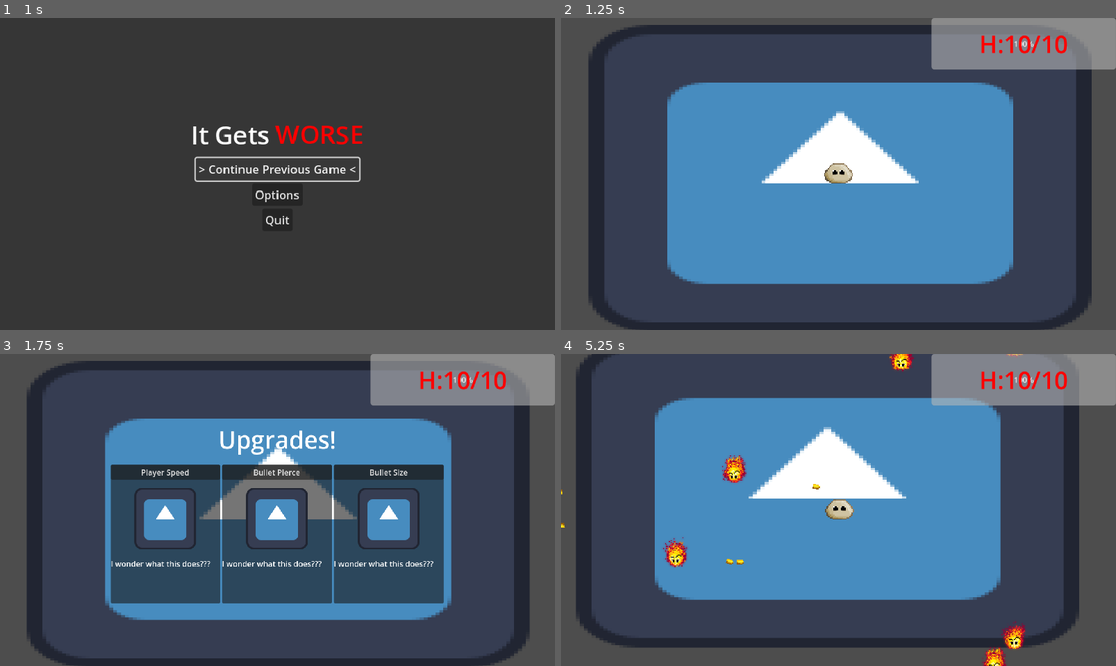
Above: before the commit, frames 1-4 (two rows, left to right).
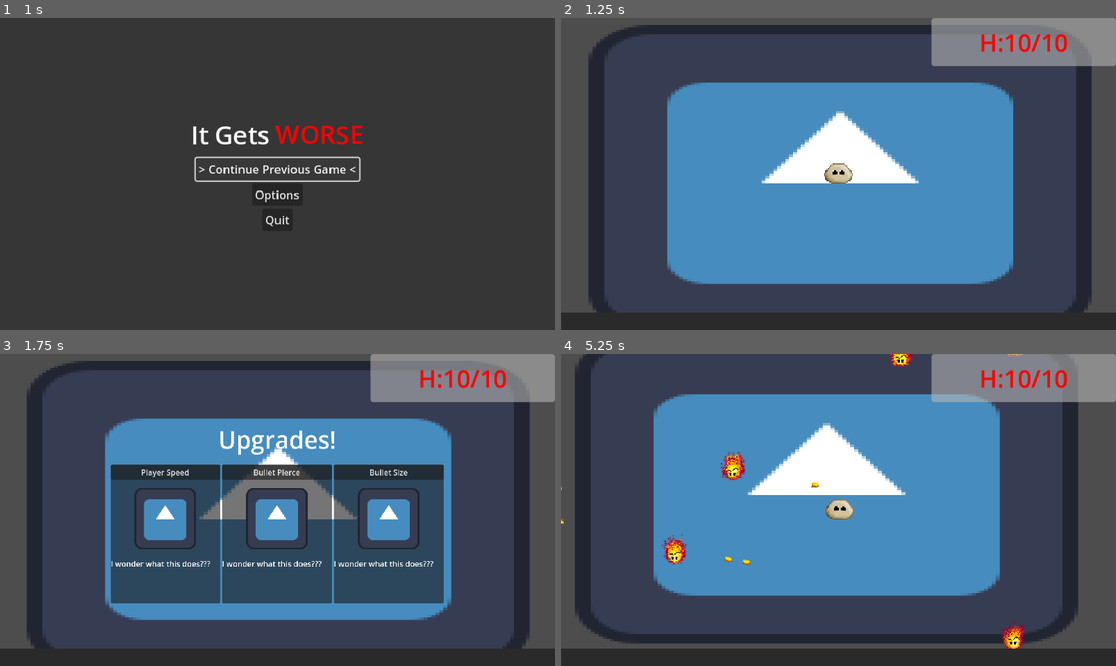
Above: after the commit, the same moments.

Repository: PixelSaver/it-gets-worse
Game: Godot game, scene res://UI/main_menu.tscn
Same seed, same stepped clock (60 frames per second), same inputs: the game is played once before the commit and once after it. The engine's default icon, where the game draws it, is replaced by a stand-in: a white triangle on a blue panel in a dark square.
Inputs (mouse positions are in pixels of both pictures, inside the frame that each line leads up to):
- Up to frame 1 (1 s): click "> Continue Previous Game <" at 0.5 s
- Up to frame 2 (1.25 s): no input
- Up to frame 3 (1.75 s): tap Enter at 1.25 s; move the mouse to (399, 494) at 1.27 s; hold D (right) from 1.28 s (still down); tap U (u) at 1.35 s
- Up to frame 4 (5.25 s): release D (right) at 2 s; click (727, 534) at 2.02 s; move the mouse to (727, 525) at 2.77 s; hold S (down) 2.78-3.5 s; click (727, 525) at 2.85 s; tap U (u) at 3.05, 4.35 s; click (727, 534) at 3.5 s; move the mouse to (894, 441) at 4.27 s; hold D (right) 4.28-5 s; click (838, 534) at 5.02 s

Frame 1 is identical in both runs. In frame 2, 3.9% of the frame differs, in the area x 0-100%, y 5-100%; in frame 3, 3.9%; in frame 4, 13%, in the area x 0-100%, y 0-100%.

Commit message:
prototype exp system works
gives multiple exp per enemy sometimes depending on bullets hitting, but that can be resolved later

Diff:
--- a/Scenes/enemy.tscn
+++ b/Scenes/enemy.tscn
@@ -173,7 +173,7 @@
 sprite_frames = SubResource("SpriteFrames_8cim4")
 animation = &"idle"
 autoplay = "idle"
-frame_progress = 0.384811
+frame_progress = 0.201594
 offset = Vector2(0.705, -2.555)
 
 [connection signal="area_entered" from="HitboxComponent" to="." method="_on_hitbox_component_area_entered"]
--- /dev/null
+++ b/Scenes/experience_component.tscn
@@ -0,0 +1,6 @@
+[gd_scene load_steps=2 format=3 uid="uid://d4fbpb50wkd1s"]
+
+[ext_resource type="Script" uid="uid://ji8lw3l38hgp" path="res://Scripts/experience_component.gd" id="1_x6lcd"]
+
+[node name="ExperienceComponent" type="Node2D"]
+script = ExtResource("1_x6lcd")
--- a/Scenes/main.tscn
+++ b/Scenes/main.tscn
@@ -8,6 +8,7 @@
 [ext_resource type="PackedScene" uid="uid://cjrrrihvbu5g2" path="res://Scripts/Components/health_component.tscn" id="4_6bp64"]
 [ext_resource type="PackedScene" uid="uid://ccmysrmb86a4n" path="res://Scripts/Components/hitbox_component.tscn" id="5_344ge"]
 [ext_resource type="Script" uid="uid://bb13lqpo43s7h" path="res://Scripts/bullet_container.gd" id="5_kry3j"]
+[ext_resource type="PackedScene" uid="uid://d4fbpb50wkd1s" path="res://Scenes/experience_component.tscn" id="7_jkdf5"]
 [ext_resource type="Script" uid="uid://bv1d4tq2qulb6" path="res://UI/ui.gd" id="8_344ge"]
 [ext_resource type="Script" uid="uid://cdhe8rcmd38se" path="res://Scripts/upgrade_manager.gd" id="9_fdnlq"]
 [ext_resource type="PackedScene" uid="uid://c6nbnwaqlkj43" path="res://UI/death_menu.tscn" id="9_ynf5e"]
@@ -20,6 +21,8 @@
 [sub_resource type="CircleShape2D" id="CircleShape2D_ynf5e"]
 radius = 65.0
 
+[sub_resource type="Curve" id="Curve_wsu2k"]
+
 [sub_resource type="WorldBoundaryShape2D" id="WorldBoundaryShape2D_344ge"]
 distance = -5000.0
 
@@ -34,6 +37,22 @@
 [sub_resource type="WorldBoundaryShape2D" id="WorldBoundaryShape2D_d1ilt"]
 normal = Vector2(1, 0)
 distance = -10000.0
+
+[sub_resource type="Gradient" id="Gradient_jkdf5"]
+offsets = PackedFloat32Array(1)
+colors = PackedColorArray(0.165656, 0.165656, 0.165656, 1)
+
+[sub_resource type="GradientTexture1D" id="GradientTexture1D_wsu2k"]
+gradient = SubResource("Gradient_jkdf5")
+width = 1
+
+[sub_resource type="Gradient" id="Gradient_k12tt"]
+offsets = PackedFloat32Array(1)
+colors = PackedColorArray(0, 0.752941, 0, 0.654902)
+
+[sub_resource type="GradientTexture1D" id="GradientTexture1D_h1bgf"]
+gradient = SubResource("Gradient_k12tt")
+width = 1
 
 [node name="Main" type="Node2D"]
 
@@ -72,6 +91,9 @@
 
 [node name="CollisionShape2D" type="CollisionShape2D" parent="Player/HitboxComponent"]
 shape = SubResource("CircleShape2D_ynf5e")
+
+[node name="ExperienceComponent" parent="Player" instance=ExtResource("7_jkdf5")]
+leveling_curve = SubResource("Curve_wsu2k")
 
 [node name="EnemySpawner" type="Node2D" parent="."]
 script = ExtResource("3_8gbba")
@@ -190,6 +212,7 @@
 max_value = 10.0
 step = 1.0
 value = 10.0
+show_percentage = false
 
 [node name="RichTextLabel" type="RichTextLabel" parent="UI/Control/HUD/HBoxContainer/Panel"]
 layout_mode = 1
@@ -215,6 +238,15 @@
 size_flags_vertical = 3
 mouse_filter = 2
 
+[node name="ExpBar" type="TextureProgressBar" parent="UI/Control/HUD"]
+layout_mode = 2
+size_flags_vertical = 3
+size_flags_stretch_ratio = 0.07
+step = 0.01
+nine_patch_stretch = true
+texture_under = SubResource("GradientTexture1D_wsu2k")
+texture_progress = SubResource("GradientTexture1D_h1bgf")
+
 [node name="DeathMenu" parent="UI" instance=ExtResource("9_ynf5e")]
 visible = false
 scale = Vector2(0.5, 0.5)
@@ -227,3 +259,4 @@
 mouse_filter = 2
 
 [connection signal="health_changed" from="Player/HealthComponent" to="UI" method="_on_health_component_health_changed"]
+[connection signal="exp_changed" from="Player/ExperienceComponent" to="UI" method="update_exp_bar"]
--- a/Scripts/Components/HealthComponent.gd
+++ b/Scripts/Components/HealthComponent.gd
@@ -5,7 +5,7 @@
 
 @export var max_health := 4.0 :
 	set(value):
-		health_changed.emit(health, max_health)
+		#health_changed.emit(health, max_health)
 		max_health = value
 var health : float :
 	set(value):
@@ -47,5 +47,6 @@
 
 ## Takes in a multiplier to affect max health proportionally
 func update_max_health(max_multiplier:float):
+	print("max health updated")
 	max_health *= max_multiplier
 	health *= max_multiplier
--- a/Scripts/enemy.gd
+++ b/Scripts/enemy.gd
@@ -5,6 +5,7 @@
 @onready var hitbox_component : HitboxComponent = $HitboxComponent
 @onready var collision_shape: CollisionShape2D = $CollisionShape2D
 @onready var anime: AnimatedSprite2D = $Anime
+var exp_value = 1
 var enemy_speed : float = 1000
 var is_dead : bool = false
 
@@ -37,6 +38,12 @@
 	anime.play("death")
 	hitbox_component.is_dead = true
 	Global.enemy_list.erase(self)
+	Global
+
+	#TODO Revamp EXP system
+	Global.player.experience_component.update_exp(exp_value)
+
+
 	await anime.animation_finished
 	queue_free()
 
--- /dev/null
+++ b/Scripts/experience_component.gd
@@ -0,0 +1,26 @@
+extends Node2D
+class_name ExperienceComponent
+
+signal exp_changed(new_exp:float, new_max_exp:float)
+@export var leveling_curve : Curve
+var level :int = 1
+var exp : float = 0.0 :
+	set(val):
+		exp = val
+var max_exp : float = 100 :
+	set(val):
+		max_exp = val
+
+func _ready():
+	max_exp = calc_max_exp(1)
+
+func update_exp(additional_exp:float):
+	exp += additional_exp
+	if exp > max_exp:
+		exp -= max_exp
+		max_exp = calc_max_exp(level + 1)
+		level += 1
+	exp_changed.emit(exp, max_exp)
+
+func calc_max_exp(new_level:int):
+	return 40 * exp(-new_level / 50) + 1
--- a/Scripts/player.gd
+++ b/Scripts/player.gd
@@ -4,6 +4,7 @@
 # Components
 @onready var health_component : HealthComponent = $HealthComponent
 @onready var hitbox_component : HitboxComponent = $HitboxComponent
+@onready var experience_component: ExperienceComponent = $ExperienceComponent
 var player_speed = 300
 var acceleration = 5000
 var friction : float = 400
@@ -81,3 +82,4 @@
 		bullet_upgrades.append(upgrade)
 	elif upgrade is BasePlayerStrategy:
 		player_upgrades.append(upgrade)
+		upgrade.apply_upgrade(self)
--- a/UI/ui.gd
+++ b/UI/ui.gd
@@ -4,9 +4,11 @@
 @onready var hud = $Control/HUD as Control
 @onready var hud_text = hud.get_node(^"HBoxContainer/Panel/RichTextLabel") as RichTextLabel
 @onready var hud_health_bar = hud.get_node(^"HBoxContainer/Panel") as ProgressBar
+@onready var hud_exp_bar: TextureProgressBar = hud.get_node(^"ExpBar")
 @onready var upgrade_panel: VBoxContainer = $Control/UpgradePanel
 @onready var upgrade_container: HBoxContainer = $Control/UpgradePanel/UpgradeContainer
 @onready var ui_upgrade_scene = preload("res://Scenes/ui_upgrade.tscn")
+
 
 @onready var death_menu = $DeathMenu as DeathMenu
 @onready var pause_menu: PauseMenu = $PauseMenu
@@ -47,3 +49,7 @@
 	upgrade_panel.hide()
 	upgrade_panel.release_focus()
 	get_tree().paused = false
+
+func update_exp_bar(new_exp:float, new_max_exp:float):
+	hud_exp_bar.max_value = new_max_exp
+	hud_exp_bar.value = new_exp
--- a/Upgrades/Resources/health_player.tres
+++ b/Upgrades/Resources/health_player.tres
@@ -1,11 +1,12 @@
-[gd_resource type="Resource" script_class="HealthPlayerStrategy" load_steps=3 format=3 uid="uid://bmfpmsk8k0kjp"]
+[gd_resource type="Resource" script_class="HealthPlayerStrategy" load_steps=3 format=3 uid="uid://dne7lbkm06hh8"]
 
 [ext_resource type="Script" uid="uid://bx8niwwdu3omc" path="res://Upgrades/health_player_strategy.gd" id="1_8k7yn"]
 [ext_resource type="Texture2D" uid="uid://h5tjeu41up4j" path="res://Assets/icon.svg" id="2_shlwg"]
 
 [resource]
 script = ExtResource("1_8k7yn")
-max_health_change = 1.0
+max_health_change = 2.0
 texture = ExtResource("2_shlwg")
 upgrade_text = "Player Health"
 upgrade_description = ""
+metadata/_custom_type_script = "uid://bx8niwwdu3omc"
--- a/Upgrades/health_player_strategy.gd
+++ b/Upgrades/health_player_strategy.gd
@@ -1,7 +1,8 @@
 class_name HealthPlayerStrategy
 extends BasePlayerStrategy
 
-@export var max_health_change : float = 1
+@export var max_health_change : float = 1.2
 
 func apply_upgrade(player:Player):
+	print("trying to apply")
 	player.health_component.update_max_health(max_health_change)
Not shown: 1 places in Scenes/main.tscn that only renumber resources
Not shown, added: Scripts/experience_component.gd.uid
